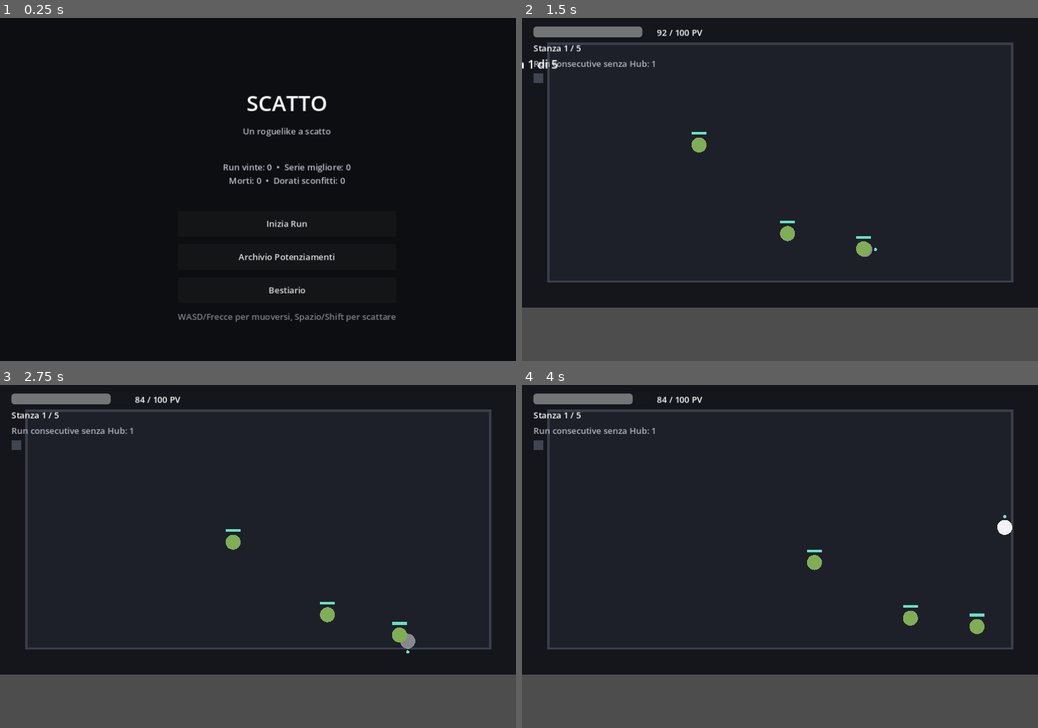
Above: before the commit, frames 1-4 (two rows, left to right).
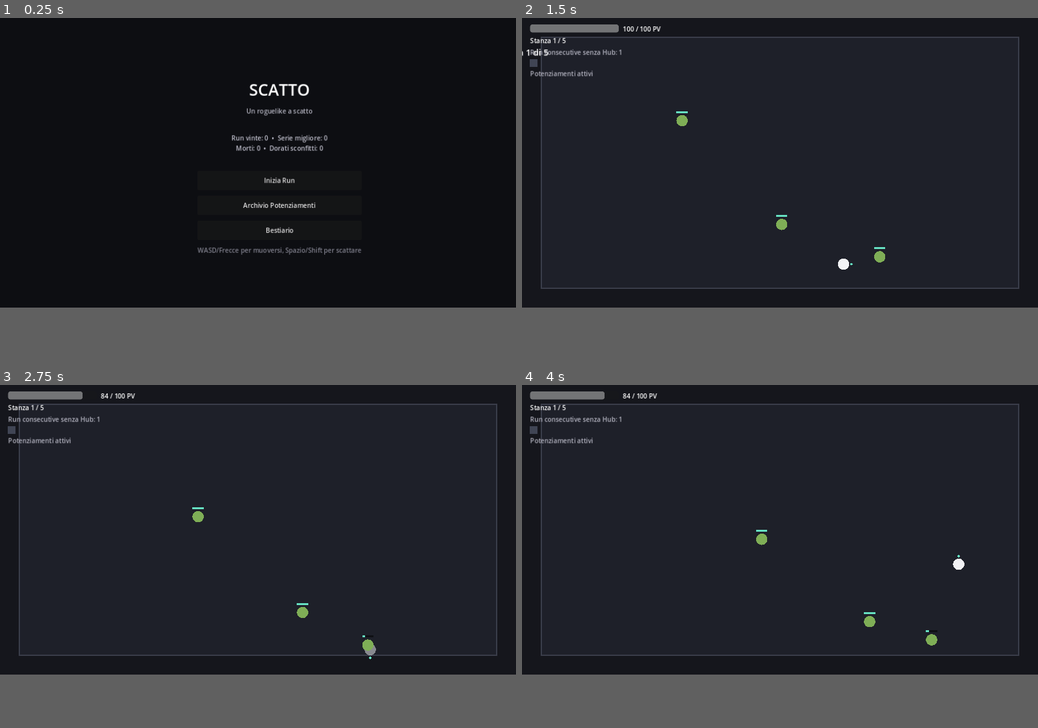
Above: after the commit, the same moments.

Repository: XandredKaze/Scatto
Game: Godot game, scene res://scenes/Main.tscn
Same seed, same stepped clock (60 frames per second), same inputs: the game is played once before the commit and once after it.
Inputs:
- Up to frame 1 (0.25 s): no input
- Up to frame 2 (1.5 s): click "Inizia Run" at 0.5 s; tap Enter at 1.25 s; hold D from 1.28 s (still down); hold Shift from 1.28 s (still down)
- Up to frame 3 (2.75 s): tap Space at 1.52, 2.27 s; release D at 2.03 s; release Shift at 2.03 s; hold S from 2.03 s (still down); tap G at 2.1 s
- Up to frame 4 (4 s): release S at 2.78 s; hold D 2.78-3.53 s; tap K at 2.85 s; hold W from 3.53 s (still down); tap B at 3.6 s; tap Space at 3.77 s
In our replay, the window is 800x533 before the commit and 800x450 after it. These sizes can differ from the game's own. Grey fills any space a smaller window leaves; there, only what the larger window draws over its background counts as a difference.

The runs differ from the first frame. In frame 1, 2.9% of the frame differs, in the area x 34-77%, y 19-89%; in frame 2, 4.9%; in frame 3, 4.8%; in frame 4, 4.9%, in the area x 1-97%, y 1-79%.

Commit message:
Aggiunge icone ai potenziamenti e porta la risoluzione a 1280x720
Ogni potenziamento ha ora un'icona vettoriale distintiva (PowerupIcon.gd,
disegnata a codice senza asset esterni, coerente con lo stile del
progetto) mostrata nella scelta di fine stanza, nell'archivio e in una
nuova barra "Potenziamenti attivi" nella HUD durante la run. La barra
esiste solo all'interno di Run (la HUD viene creata e distrutta insieme
alla run), quindi i potenziamenti attivi sono visibili solo durante la
partita, mai nell'Hub.

Aggiunge GameData.rarity_color() come unico punto di verità per il
colore per rarità, rimuovendo la duplicazione nelle schermate Archivio
e Scelta Potenziamento.

Porta la risoluzione della finestra e dell'arena di gioco da 960x640 a
1280x720, ricentrando di conseguenza le schermate overlay (Hub,
Archivio, Bestiario, Scelta Potenziamento, Fine Run, Game Over). Corregge
anche la posizione di spawn del Custode, che compariva nell'angolo in
alto a sinistra dell'arena invece che al centro.

Aggiunge test di regressione in SmokeTest.gd per le icone dei
potenziamenti attivi in HUD. Tutti i controlli passano con Godot 4.3
headless (fisica reale inclusa).

Diff:
--- a/project.godot
+++ b/project.godot
@@ -18,8 +18,8 @@
 
 [display]
 
-window/size/viewport_width=960
-window/size/viewport_height=640
+window/size/viewport_width=1280
+window/size/viewport_height=720
 window/stretch/mode="canvas_items"
 window/stretch/aspect="keep"
 
--- a/scripts/data/GameData.gd
+++ b/scripts/data/GameData.gd
@@ -65,18 +65,27 @@
 }
 
 const POWERUPS := [
-	{"id": "lama_rapida", "name": "Lama Rapida", "rarity": "common", "desc": "+6 danno da scatto."},
-	{"id": "passo_veloce", "name": "Passo Veloce", "rarity": "common", "desc": "+15% velocità di movimento."},
-	{"id": "scatto_lungo", "name": "Scatto Lungo", "rarity": "common", "desc": "+25% distanza dello scatto."},
-	{"id": "cuore_di_ferro", "name": "Cuore di Ferro", "rarity": "common", "desc": "+25 punti vita massimi."},
-	{"id": "scatto_fulmine", "name": "Scatto Fulmine", "rarity": "rare", "desc": "-20% tempo di recupero dello scatto."},
-	{"id": "scatto_fantasma", "name": "Scatto Fantasma", "rarity": "rare", "desc": "+0.15s di invulnerabilità dopo lo scatto."},
-	{"id": "doppio_scatto", "name": "Doppio Scatto", "rarity": "rare", "desc": "Aggiunge una carica di scatto."},
-	{"id": "contrattacco", "name": "Contrattacco", "rarity": "rare", "desc": "Un'uccisione con lo scatto restituisce subito una carica di scatto."},
-	{"id": "furia", "name": "Furia", "rarity": "rare", "desc": "Più sei ferito, più danno infligge il tuo scatto (fino a +50%)."},
-	{"id": "cuore_dorato", "name": "Cuore Dorato", "rarity": "legendary", "desc": "Bottino di uno Strisciante Dorato. +40 vita massima e +10 danno da scatto.", "dropped_only_by": "strisciante_dorato"},
-	{"id": "benedizione_del_custode", "name": "Benedizione del Custode", "rarity": "legendary", "desc": "Concessa dal Custode Corrotto. Lo scatto genera un'onda d'urto che danneggia i nemici vicini.", "dropped_only_by": "custode_corrotto"},
+	{"id": "lama_rapida", "name": "Lama Rapida", "rarity": "common", "icon": "sword", "desc": "+6 danno da scatto."},
+	{"id": "passo_veloce", "name": "Passo Veloce", "rarity": "common", "icon": "boot", "desc": "+15% velocità di movimento."},
+	{"id": "scatto_lungo", "name": "Scatto Lungo", "rarity": "common", "icon": "arrow", "desc": "+25% distanza dello scatto."},
+	{"id": "cuore_di_ferro", "name": "Cuore di Ferro", "rarity": "common", "icon": "heart", "desc": "+25 punti vita massimi."},
+	{"id": "scatto_fulmine", "name": "Scatto Fulmine", "rarity": "rare", "icon": "bolt", "desc": "-20% tempo di recupero dello scatto."},
+	{"id": "scatto_fantasma", "name": "Scatto Fantasma", "rarity": "rare", "icon": "ghost", "desc": "+0.15s di invulnerabilità dopo lo scatto."},
+	{"id": "doppio_scatto", "name": "Doppio Scatto", "rarity": "rare", "icon": "double", "desc": "Aggiunge una carica di scatto."},
+	{"id": "contrattacco", "name": "Contrattacco", "rarity": "rare", "icon": "cycle", "desc": "Un'uccisione con lo scatto restituisce subito una carica di scatto."},
+	{"id": "furia", "name": "Furia", "rarity": "rare", "icon": "flame", "desc": "Più sei ferito, più danno infligge il tuo scatto (fino a +50%)."},
+	{"id": "cuore_dorato", "name": "Cuore Dorato", "rarity": "legendary", "icon": "heart_gold", "desc": "Bottino di uno Strisciante Dorato. +40 vita massima e +10 danno da scatto.", "dropped_only_by": "strisciante_dorato"},
+	{"id": "benedizione_del_custode", "name": "Benedizione del Custode", "rarity": "legendary", "icon": "shield", "desc": "Concessa dal Custode Corrotto. Lo scatto genera un'onda d'urto che danneggia i nemici vicini.", "dropped_only_by": "custode_corrotto"},
 ]
+
+static func rarity_color(rarity: String) -> Color:
+	match rarity:
+		"legendary":
+			return Color8(244, 196, 48)
+		"rare":
+			return Color8(122, 162, 247)
+		_:
+			return Color8(200, 200, 205)
 
 static func build_golden_enemy_data(base_id: String) -> Dictionary:
 	var base: Dictionary = ENEMY_TYPES[base_id]
--- a/scripts/entities/ArenaVisual.gd
+++ b/scripts/entities/ArenaVisual.gd
@@ -1,7 +1,7 @@
 class_name ArenaVisual
 extends Node2D
 
-var arena_size := Vector2(960, 540)
+var arena_size := Vector2(1280, 720)
 var wall_margin := 48.0
 var exit_active := false
 var exit_position := Vector2.ZERO
--- a/scripts/entities/Player.gd
+++ b/scripts/entities/Player.gd
@@ -40,6 +40,7 @@
 var hit_iframe_timer := 0.0
 var hit_enemies_this_dash: Array = []
 var alive := true
+var active_powerups: Array = []
 
 var arena_bounds: Rect2 = Rect2()
 var _dash_key_was_down := false
@@ -76,6 +77,7 @@
 	dash_timer = 0.0
 	hit_iframe_timer = 0.0
 	hit_enemies_this_dash.clear()
+	active_powerups.clear()
 	alive = true
 
 func dash_cooldown() -> float:
@@ -122,6 +124,7 @@
 func apply_powerup(id: String) -> void:
 	GameData.apply_powerup(id, self)
 	hp = clamp(hp, 0.0, max_hp)
+	active_powerups.append(id)
 
 func _physics_process(delta: float) -> void:
 	if not alive:
--- a/scripts/screens/Run.gd
+++ b/scripts/screens/Run.gd
@@ -12,7 +12,7 @@
 
 signal return_to_hub_requested
 
-const ARENA_SIZE := Vector2(960, 540)
+const ARENA_SIZE := Vector2(1280, 720)
 const WALL_MARGIN := 48.0
 const EXIT_RADIUS := 28.0
 const SHOCKWAVE_RADIUS := 70.0
@@ -299,6 +299,7 @@
 	var boss := Boss.new()
 	boss.arena_bounds = arena_rect
 	boss.setup_from_data(data)
+	boss.global_position = Vector2(ARENA_SIZE.x / 2.0, WALL_MARGIN + 90.0)
 	boss.spawn_projectile.connect(_on_enemy_spawn_projectile)
 	boss_container.add_child(boss)
 	current_boss = boss
--- a/scripts/ui/ArchiveScreen.gd
+++ b/scripts/ui/ArchiveScreen.gd
@@ -19,8 +19,8 @@
 	add_child(bg)
 
 	var panel := VBoxContainer.new()
-	panel.position = Vector2(80, 60)
-	panel.custom_minimum_size = Vector2(800, 520)
+	panel.position = Vector2(140, 60)
+	panel.custom_minimum_size = Vector2(1000, 600)
 	panel.add_theme_constant_override("separation", 10)
 	add_child(panel)
 
@@ -30,11 +30,11 @@
 	panel.add_child(title)
 
 	var scroll := ScrollContainer.new()
-	scroll.custom_minimum_size = Vector2(800, 420)
+	scroll.custom_minimum_size = Vector2(1000, 490)
 	panel.add_child(scroll)
 
 	list_box = VBoxContainer.new()
-	list_box.custom_minimum_size = Vector2(780, 0)
+	list_box.custom_minimum_size = Vector2(980, 0)
 	list_box.add_theme_constant_override("separation", 6)
 	scroll.add_child(list_box)
 
@@ -59,11 +59,17 @@
 	hbox.add_theme_constant_override("separation", 16)
 	row.add_child(hbox)
 
+	var icon := PowerupIcon.new()
+	icon.custom_minimum_size = Vector2(32, 32)
+	var icon_color: Color = GameData.rarity_color(entry.rarity) if unlocked else Color(0.35, 0.35, 0.4)
+	icon.set_icon(entry.get("icon", "circle"), icon_color)
+	hbox.add_child(icon)
+
 	var name_label := Label.new()
 	var rarity_tag := " [%s]" % String(entry.rarity).to_upper()
 	name_label.text = (entry.name + rarity_tag) if unlocked else ("??? " + rarity_tag)
-	name_label.custom_minimum_size = Vector2(260, 0)
-	name_label.modulate = _rarity_color(entry.rarity) if unlocked else Color(0.4, 0.4, 0.45)
+	name_label.custom_minimum_size = Vector2(250, 0)
+	name_label.modulate = GameData.rarity_color(entry.rarity) if unlocked else Color(0.4, 0.4, 0.45)
 	hbox.add_child(name_label)
 
 	var desc_label := Label.new()
@@ -85,12 +91,3 @@
 	sb.content_margin_top = 8.0
 	sb.content_margin_bottom = 8.0
 	return sb
-
-func _rarity_color(rarity: String) -> Color:
-	match rarity:
-		"legendary":
-			return Color8(244, 196, 48)
-		"rare":
-			return Color8(122, 162, 247)
-		_:
-			return Color8(200, 200, 205)
--- a/scripts/ui/BestiaryScreen.gd
+++ b/scripts/ui/BestiaryScreen.gd
@@ -19,8 +19,8 @@
 	add_child(bg)
 
 	var panel := VBoxContainer.new()
-	panel.position = Vector2(80, 60)
-	panel.custom_minimum_size = Vector2(800, 520)
+	panel.position = Vector2(140, 60)
+	panel.custom_minimum_size = Vector2(1000, 600)
 	panel.add_theme_constant_override("separation", 10)
 	add_child(panel)
 
@@ -30,11 +30,11 @@
 	panel.add_child(title)
 
 	var scroll := ScrollContainer.new()
-	scroll.custom_minimum_size = Vector2(800, 420)
+	scroll.custom_minimum_size = Vector2(1000, 490)
 	panel.add_child(scroll)
 
 	list_box = VBoxContainer.new()
-	list_box.custom_minimum_size = Vector2(780, 0)
+	list_box.custom_minimum_size = Vector2(980, 0)
 	list_box.add_theme_constant_override("separation", 6)
 	scroll.add_child(list_box)
 
--- a/scripts/ui/GameOverScreen.gd
+++ b/scripts/ui/GameOverScreen.gd
@@ -13,7 +13,7 @@
 	add_child(bg)
 
 	var vbox := VBoxContainer.new()
-	vbox.position = Vector2(280, 220)
+	vbox.position = Vector2(440, 250)
 	vbox.custom_minimum_size = Vector2(400, 180)
 	vbox.alignment = BoxContainer.ALIGNMENT_CENTER
 	vbox.add_theme_constant_override("separation", 16)
--- a/scripts/ui/HUD.gd
+++ b/scripts/ui/HUD.gd
@@ -18,6 +18,8 @@
 var boss_bar: ProgressBar
 var banner_label: Label
 var banner_timer := 0.0
+var powerup_tray: HBoxContainer
+var _last_powerup_summary := ""
 
 func _ready() -> void:
 	set_anchors_preset(Control.PRESET_FULL_RECT)
@@ -58,6 +60,16 @@
 	dash_pips = HBoxContainer.new()
 	dash_pips.add_theme_constant_override("separation", 6)
 	vbox.add_child(dash_pips)
+
+	var powerup_label := Label.new()
+	powerup_label.text = "Potenziamenti attivi"
+	powerup_label.modulate = Color(0.7, 0.7, 0.75)
+	vbox.add_child(powerup_label)
+
+	powerup_tray = HBoxContainer.new()
+	powerup_tray.mouse_filter = Control.MOUSE_FILTER_STOP
+	powerup_tray.add_theme_constant_override("separation", 8)
+	vbox.add_child(powerup_tray)
 
 	boss_panel = VBoxContainer.new()
 	boss_panel.hide()
@@ -109,6 +121,7 @@
 	streak_label.text = "Run consecutive senza Hub: %d" % run.streak_run_index
 
 	_sync_dash_pips(player.max_dash_charges, player.dash_charges)
+	_update_powerup_tray(player)
 
 	if run.current_boss != null and is_instance_valid(run.current_boss) and run.current_boss.alive:
 		boss_panel.show()
@@ -117,6 +130,48 @@
 		boss_bar.value = run.current_boss.hp
 	else:
 		boss_panel.hide()
+
+func _update_powerup_tray(player) -> void:
+	var counts := {}
+	var order: Array = []
+	for id in player.active_powerups:
+		if not counts.has(id):
+			order.append(id)
+		counts[id] = counts.get(id, 0) + 1
+
+	var summary := ""
+	for id in order:
+		summary += "%s:%d;" % [id, counts[id]]
+	if summary == _last_powerup_summary:
+		return
+	_last_powerup_summary = summary
+
+	for c in powerup_tray.get_children():
+		c.queue_free()
+	for id in order:
+		var entry: Dictionary = GameData.get_powerup(id)
+		if entry.is_empty():
+			continue
+		powerup_tray.add_child(_build_tray_icon(entry, counts[id]))
+
+func _build_tray_icon(entry: Dictionary, count: int) -> Control:
+	var wrap := Control.new()
+	wrap.custom_minimum_size = Vector2(30, 30)
+	wrap.tooltip_text = ("%s x%d\n%s" % [entry.name, count, entry.desc]) if count > 1 else ("%s\n%s" % [entry.name, entry.desc])
+
+	var icon := PowerupIcon.new()
+	icon.custom_minimum_size = Vector2(28, 28)
+	icon.set_icon(entry.get("icon", "circle"), GameData.rarity_color(entry.rarity))
+	wrap.add_child(icon)
+
+	if count > 1:
+		var badge := Label.new()
+		badge.text = str(count)
+		badge.add_theme_font_size_override("font_size", 12)
+		badge.position = Vector2(18, 16)
+		wrap.add_child(badge)
+
+	return wrap
 
 func _sync_dash_pips(max_charges: int, charges: int) -> void:
 	while dash_pips.get_child_count() < max_charges:
--- a/scripts/ui/Hub.gd
+++ b/scripts/ui/Hub.gd
@@ -13,7 +13,7 @@
 
 func _ready() -> void:
 	set_anchors_preset(Control.PRESET_FULL_RECT)
-	custom_minimum_size = Vector2(960, 640)
+	custom_minimum_size = Vector2(1280, 720)
 
 	var bg := ColorRect.new()
 	bg.color = Color8(13, 14, 18)
@@ -21,7 +21,7 @@
 	add_child(bg)
 
 	var vbox := VBoxContainer.new()
-	vbox.position = Vector2(330, 130)
+	vbox.position = Vector2(490, 150)
 	vbox.custom_minimum_size = Vector2(300, 0)
 	vbox.alignment = BoxContainer.ALIGNMENT_CENTER
 	vbox.add_theme_constant_override("separation", 14)
--- a/scripts/ui/PowerupChoiceScreen.gd
+++ b/scripts/ui/PowerupChoiceScreen.gd
@@ -13,19 +13,19 @@
 func _ready() -> void:
 	set_anchors_preset(Control.PRESET_FULL_RECT)
 	var bg := ColorRect.new()
-	bg.color = Color8(10, 11, 15, 235)
+	bg.color = Color8(10, 11, 15, 255)
 	bg.set_anchors_preset(Control.PRESET_FULL_RECT)
 	add_child(bg)
 
 	var vbox := VBoxContainer.new()
-	vbox.position = Vector2(80, 150)
-	vbox.custom_minimum_size = Vector2(800, 340)
+	vbox.position = Vector2(140, 190)
+	vbox.custom_minimum_size = Vector2(1000, 340)
 	vbox.alignment = BoxContainer.ALIGNMENT_CENTER
 	add_child(vbox)
 
 	title_label = Label.new()
 	title_label.horizontal_alignment = HORIZONTAL_ALIGNMENT_CENTER
-	title_label.custom_minimum_size = Vector2(800, 0)
+	title_label.custom_minimum_size = Vector2(1000, 0)
 	title_label.add_theme_font_size_override("font_size", 24)
 	vbox.add_child(title_label)
 
@@ -53,6 +53,14 @@
 	vbox.add_theme_constant_override("separation", 8)
 	panel.add_child(vbox)
 
+	var icon_wrap := CenterContainer.new()
+	icon_wrap.custom_minimum_size = Vector2(210, 44)
+	var icon := PowerupIcon.new()
+	icon.custom_minimum_size = Vector2(40, 40)
+	icon.set_icon(entry.get("icon", "circle"), GameData.rarity_color(entry.rarity))
+	icon_wrap.add_child(icon)
+	vbox.add_child(icon_wrap)
+
 	var name_label := Label.new()
 	name_label.text = entry.name
 	name_label.horizontal_alignment = HORIZONTAL_ALIGNMENT_CENTER
@@ -64,7 +72,7 @@
 	rarity_label.text = String(entry.rarity).to_upper()
 	rarity_label.horizontal_alignment = HORIZONTAL_ALIGNMENT_CENTER
 	rarity_label.custom_minimum_size = Vector2(210, 0)
-	rarity_label.modulate = Color(0.7, 0.7, 0.75)
+	rarity_label.modulate = GameData.rarity_color(entry.rarity)
 	vbox.add_child(rarity_label)
 
 	var desc_label := Label.new()
--- /dev/null
+++ b/scripts/ui/PowerupIcon.gd
@@ -0,0 +1,115 @@
+class_name PowerupIcon
+extends Control
+
+# Icona vettoriale (nessun asset esterno) usata per riconoscere a colpo
+# d'occhio un potenziamento: nella scelta di fine stanza, nell'archivio
+# e nella barra dei potenziamenti attivi della HUD durante la run.
+
+var shape := "sword"
+var icon_color := Color(1, 1, 1)
+
+func _ready() -> void:
+	if custom_minimum_size == Vector2.ZERO:
+		custom_minimum_size = Vector2(32, 32)
+
+func set_icon(shape_id: String, color: Color) -> void:
+	shape = shape_id
+	icon_color = color
+	queue_redraw()
+
+func _draw() -> void:
+	var c := size / 2.0
+	var r: float = min(size.x, size.y) / 2.0 - 3.0
+	match shape:
+		"sword":
+			_draw_sword(c, r)
+		"boot":
+			_draw_boot(c, r)
+		"arrow":
+			_draw_arrow(c, r)
+		"heart":
+			_draw_heart(c, r, icon_color)
+		"bolt":
+			_draw_bolt(c, r)
+		"ghost":
+			_draw_ghost(c, r)
+		"double":
+			_draw_double(c, r)
+		"cycle":
+			_draw_cycle(c, r)
+		"flame":
+			_draw_flame(c, r)
+		"heart_gold":
+			_draw_heart(c, r, Color8(244, 196, 48))
+			draw_arc(c, r + 4.0, 0.0, TAU, 20, Color8(244, 196, 48, 200), 1.5)
+		"shield":
+			_draw_shield(c, r)
+		_:
+			draw_circle(c, r, icon_color)
+
+func _draw_sword(c: Vector2, r: float) -> void:
+	draw_line(c + Vector2(0, -r), c + Vector2(0, r * 0.5), icon_color, 4.0)
+	draw_line(c + Vector2(-r * 0.4, r * 0.15), c + Vector2(r * 0.4, r * 0.15), icon_color, 3.0)
+	draw_line(c + Vector2(0, r * 0.5), c + Vector2(0, r), icon_color, 3.0)
+
+func _draw_boot(c: Vector2, r: float) -> void:
+	var points := PackedVector2Array([
+		c + Vector2(-r * 0.3, -r), c + Vector2(r * 0.1, -r),
+		c + Vector2(r * 0.1, r * 0.3), c + Vector2(r * 0.8, r * 0.5),
+		c + Vector2(r * 0.8, r), c + Vector2(-r * 0.3, r),
+	])
+	draw_colored_polygon(points, icon_color)
+
+func _draw_arrow(c: Vector2, r: float) -> void:
+	draw_line(c + Vector2(-r, 0), c + Vector2(r, 0), icon_color, 4.0)
+	draw_line(c + Vector2(r * 0.4, -r * 0.5), c + Vector2(r, 0), icon_color, 4.0)
+	draw_line(c + Vector2(r * 0.4, r * 0.5), c + Vector2(r, 0), icon_color, 4.0)
+
+func _draw_heart(c: Vector2, r: float, col: Color) -> void:
+	var points := PackedVector2Array()
+	var steps := 24
+	for i in range(steps + 1):
+		var t: float = TAU * float(i) / float(steps)
+		var x: float = 16.0 * pow(sin(t), 3)
+		var y: float = -(13.0 * cos(t) - 5.0 * cos(2.0 * t) - 2.0 * cos(3.0 * t) - cos(4.0 * t))
+		points.append(c + Vector2(x, y) * (r / 18.0))
+	draw_colored_polygon(points, col)
+
+func _draw_bolt(c: Vector2, r: float) -> void:
+	var points := PackedVector2Array([
+		c + Vector2(r * 0.15, -r), c + Vector2(-r * 0.5, r * 0.15),
+		c + Vector2(-r * 0.05, r * 0.15), c + Vector2(-r * 0.15, r),
+		c + Vector2(r * 0.5, -r * 0.1), c + Vector2(r * 0.05, -r * 0.1),
+	])
+	draw_colored_polygon(points, icon_color)
+
+func _draw_ghost(c: Vector2, r: float) -> void:
+	var body_center := c + Vector2(0, -r * 0.1)
+	draw_circle(body_center, r * 0.8, Color(icon_color.r, icon_color.g, icon_color.b, 0.75))
+	draw_arc(body_center, r * 0.8, 0.0, TAU, 20, icon_color, 1.5)
+
+func _draw_double(c: Vector2, r: float) -> void:
+	draw_arc(c + Vector2(-r * 0.35, 0), r * 0.5, 0.0, TAU, 16, icon_color, 3.0)
+	draw_arc(c + Vector2(r * 0.35, 0), r * 0.5, 0.0, TAU, 16, icon_color, 3.0)
+
+func _draw_cycle(c: Vector2, r: float) -> void:
+	draw_arc(c, r * 0.7, 0.3, TAU - 0.3, 20, icon_color, 3.0)
+	var tip: Vector2 = c + Vector2(cos(-0.3), sin(-0.3)) * r * 0.7
+	draw_line(tip, tip + Vector2(-6, -4), icon_color, 3.0)
+	draw_line(tip, tip + Vector2(-2, 6), icon_color, 3.0)
+
+func _draw_flame(c: Vector2, r: float) -> void:
+	var points := PackedVector2Array([
+		c + Vector2(0, -r), c + Vector2(r * 0.6, -r * 0.1),
+		c + Vector2(r * 0.35, r), c + Vector2(-r * 0.35, r),
+		c + Vector2(-r * 0.6, -r * 0.1),
+	])
+	draw_colored_polygon(points, icon_color)
+
+func _draw_shield(c: Vector2, r: float) -> void:
+	var points := PackedVector2Array([
+		c + Vector2(0, -r), c + Vector2(r * 0.75, -r * 0.55),
+		c + Vector2(r * 0.75, r * 0.2), c + Vector2(0, r),
+		c + Vector2(-r * 0.75, r * 0.2), c + Vector2(-r * 0.75, -r * 0.55),
+	])
+	draw_colored_polygon(points, icon_color)
--- a/scripts/ui/RunCompleteScreen.gd
+++ b/scripts/ui/RunCompleteScreen.gd
@@ -19,7 +19,7 @@
 	add_child(bg)
 
 	var vbox := VBoxContainer.new()
-	vbox.position = Vector2(280, 190)
+	vbox.position = Vector2(440, 220)
 	vbox.custom_minimum_size = Vector2(400, 220)
 	vbox.alignment = BoxContainer.ALIGNMENT_CENTER
 	vbox.add_theme_constant_override("separation", 16)
--- a/tests/SmokeTest.gd
+++ b/tests/SmokeTest.gd
@@ -36,6 +36,17 @@
 	_assert(has_golden, "il nemico dorato forzato non è comparso nella stanza 1")
 
 	_clear_five_rooms_to_boss()
+
+	print("--- Test icone potenziamenti attivi in HUD (solo durante la run) ---")
+	# 5 scelte di fine stanza + 1 bottino garantito dal nemico dorato forzato.
+	_assert(run.player.active_powerups.size() == 6, "attesi 6 potenziamenti raccolti, trovati %d" % run.player.active_powerups.size())
+	# La HUD aggiorna il vassoio in _process(): servono alcuni frame reali
+	# (non chiamate sincrone) perché il motore lo esegua davvero.
+	for i in range(4):
+		await get_tree().process_frame
+	_assert(run.hud.powerup_tray.get_child_count() == 2, "attese 2 icone distinte in HUD (bottino dorato + potenziamento ripetuto), trovate %d" % run.hud.powerup_tray.get_child_count())
+	print("Potenziamenti attivi mostrati in HUD: ", run.hud.powerup_tray.get_child_count())
+
 	_assert(run.room_number == 6, "numero stanza atteso 6, trovato %d" % run.room_number)
 	_assert(run.current_boss != null, "il boss non è stato generato")
 	_assert(not run.current_boss.is_special, "il boss della run 1 non dovrebbe essere speciale")
